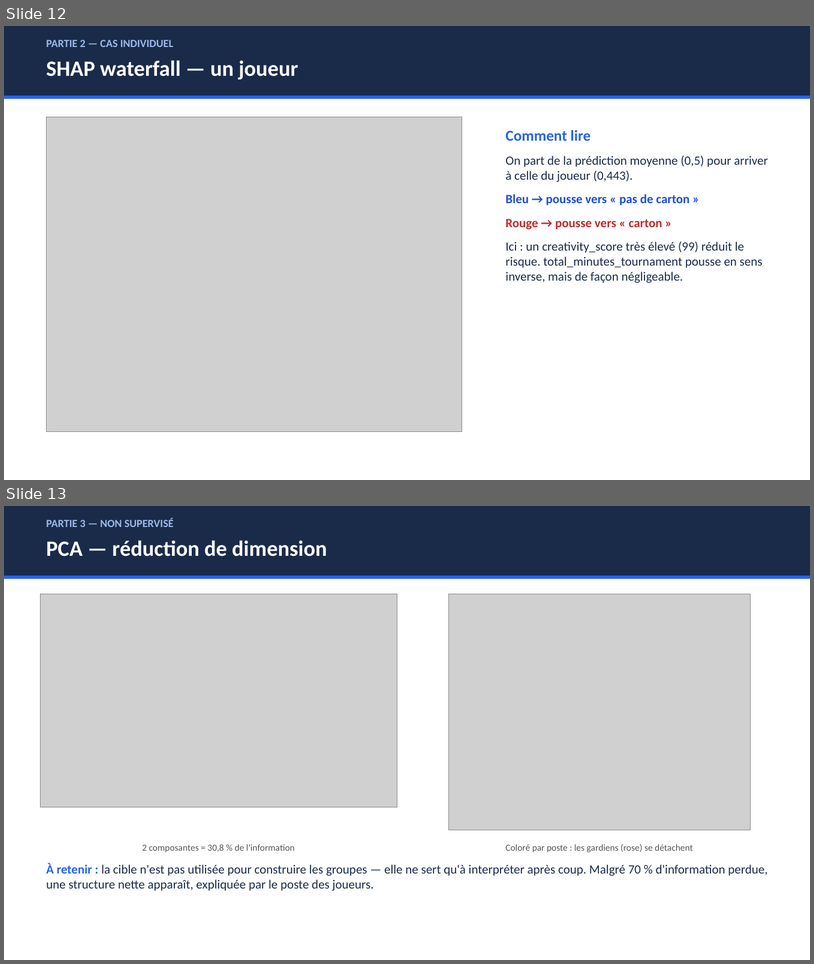
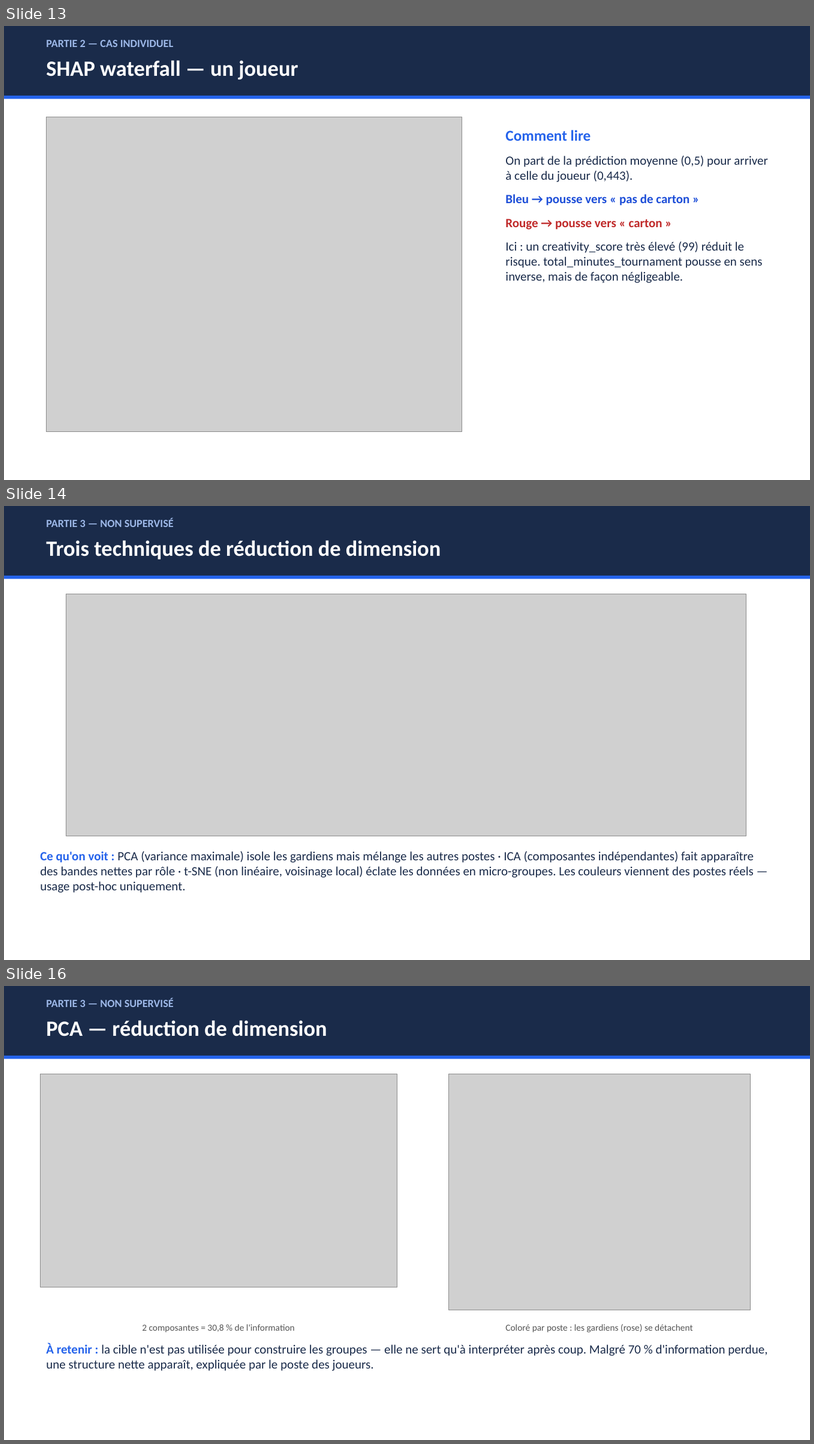
Before and after one commit to RobinsanKiritheepan/Cours_Python, a slide deck: Cours_IA/Machine_learning/Cartons_Jaunes_FIFA2026/Presentation_ML_FIFA.pptx. Shown one above the other, each under a label of ours: slides 12 and 13 before the commit, slides 13, 14 and 16 after it; the slides between them are not shown. The pictures are 814x964 and 814x1444 pixels, drawn with LibreOffice and Linux fonts; fonts in the diff are those of the drawing; grey boxes stand for pictures. Boxes give left, top, right and bottom in pixels: in the first picture for what was removed or moved away, otherwise in the second. Text is boxed around its words. In the diff, an @@ line names an element or a change of style, - is before the commit and + after.

Commit message:
Partie 3 : ajoute ICA et t-SNE, et compare les trois reductions de dimension
L'enonce exige au moins deux techniques de reduction de dimension : seule PCA
etait faite. Ajoute ICA et t-SNE avec une comparaison quantitative par score de
silhouette, plus le tableau des meilleurs hyperparametres egalement exige.
Rapport porte a 13 pages, presentation a 18 slides.

```diff
--- a/Cours_IA/Machine_learning/Cartons_Jaunes_FIFA2026/Presentation_ML_FIFA.pptx
+++ b/Cours_IA/Machine_learning/Cartons_Jaunes_FIFA2026/Presentation_ML_FIFA.pptx
@@ slide 14 added at bbox=[4, 506, 810, 960], background #FFFFFF @@
@@ rectangle added at bbox=[4, 506, 810, 576], fill #1A2B4A @@
@@ text added at bbox=[46, 518, 174, 527], 13 pt, text #9DB8E8, bold @@
+PARTIE 3 — NON SUPERVISÉ
@@ text added at bbox=[46, 540, 441, 559], 26 pt, text #FFFFFF, bold @@
+Trois techniques de réduction de dimension
@@ rectangle added at bbox=[4, 576, 810, 579], fill #2563EB @@
@@ picture added at bbox=[66, 594, 747, 835] @@
@@ text added at bbox=[40, 851, 754, 892], 15 pt, text #1A2B4A @@
+Ce qu'on voit : PCA (variance maximale) isole les gardiens mais mélange les autres postes · ICA (composantes indépendantes) fait apparaître des bandes nettes par rôle · t-SNE (non linéaire, voisinage local) éclate les données en micro-groupes. Les couleurs viennent des postes réels — usage post-hoc uniquement.
@@ what was slide 12 is now slide 13 @@
@@ what was slide 13 is now slide 16 @@
```
Also in this commit, not shown: 2 other slides added, 5 other files.
